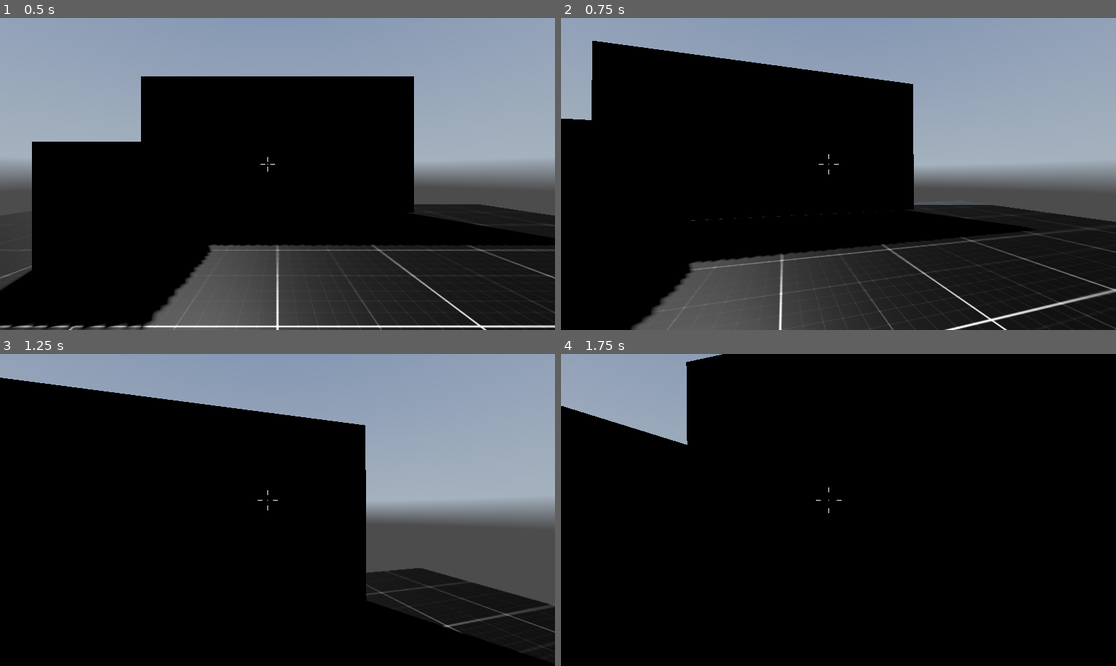
Above: before the commit, frames 1-4 (two rows, left to right).
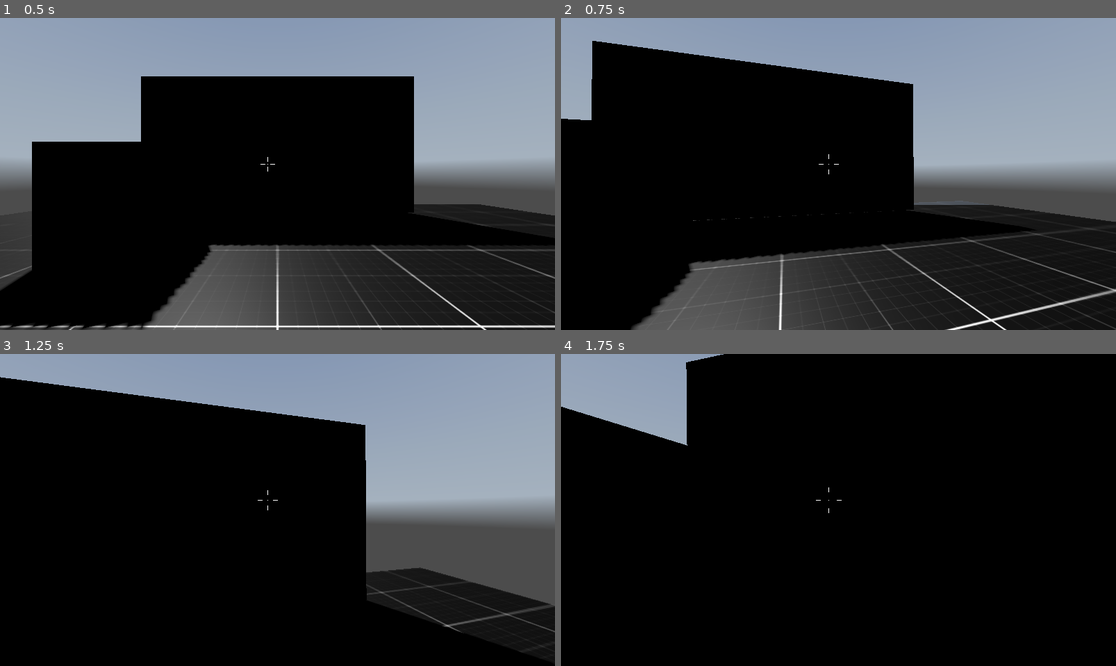
Above: after the commit, the same moments.

Repository: christiannoll/FPSGame
Game: Godot game, scene res://levels/level_001.tscn
The game is run twice, just before and just after one commit, with the same random seed, the same clock (stepped at 60 frames per second) and the same inputs. A sky picture missing from this copy of the repository is replaced by a grey-blue gradient.
Inputs (mouse positions are in pixels of both pictures, inside the frame that each line leads up to):
- Up to frame 1 (0.5 s): no input
- Up to frame 2 (0.75 s): tap Enter at 0.5 s; move the mouse to (866, 174) at 0.52 s; hold W (move_forward) from 0.53 s (still down); hold Shift (sprint) from 0.53 s (still down)
- Up to frame 3 (1.25 s): keep holding W (move_forward); keep holding Shift (sprint); tap Space (jump) at 0.77 s
- Up to frame 4 (1.75 s): keep holding W (move_forward); move the mouse to (810, 510) at 1.27 s; release Shift (sprint) at 1.28 s; tap C (crouch) at 1.35 s; tap Space (jump) at 1.52 s; tap Shift (sprint) at 1.55 s

Frame 1 is identical in both runs. In frame 2, 0.4% of the frame differs, in the area x 1-100%, y 7-100%; in frame 3, 0.2%; in frame 4, less than 0.1%.
Error after the commit: Invalid call. Nonexistent function 'is_om_floor' in base 'CharacterBody3D (fps_controller.gd)'. (res://controllers/WalkingPlayerState.gd:20)

Commit message:
Added _input function to script SprintPlayerState

Diff:
--- a/controllers/SprintingPlayerState.gd
+++ b/controllers/SprintingPlayerState.gd
@@ -19,3 +19,7 @@
 func set_animation_speed(spd):
 	var alpha = remap(spd, 0.0, Global.player.SPEED_DEFAULT, 0.0, 1.0)
 	ANIMATION.speed_scale = lerp(0.0, TOP_ANIM_SPEED, alpha)
+
+func _input(event):
+	if event.is_action_pressed("sprint"):
+		transition.emit("WalkingPlayerState")
--- a/controllers/WalkingPlayerState.gd
+++ b/controllers/WalkingPlayerState.gd
@@ -15,3 +15,7 @@
 func set_animation_speed(spd):
 	var alpha = remap(spd, 0.0, Global.player.SPEED_DEFAULT, 0.0, 1.0)
 	ANIMATION.speed_scale = lerp(0.0, TOP_ANIM_SPEED, alpha)
+
+func _input(event):
+	if event.is_action_pressed("sprint") and Global.player.is_om_floor():
+		transition.emit("SprintPlayerState")
